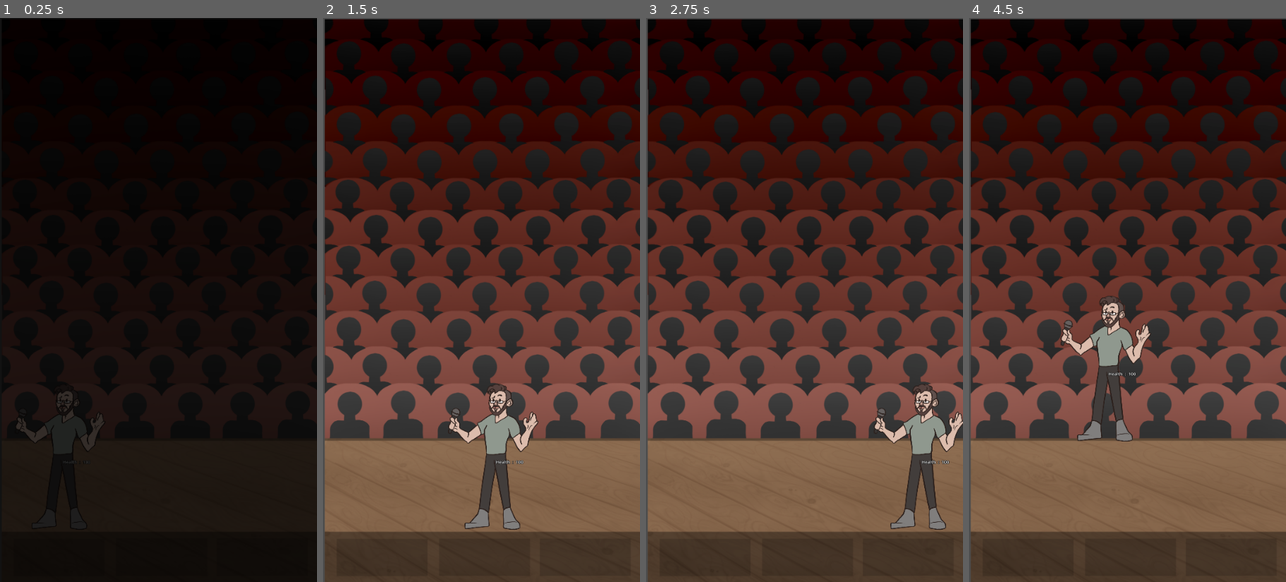
Above: before the commit, frames 1-4 (left to right).
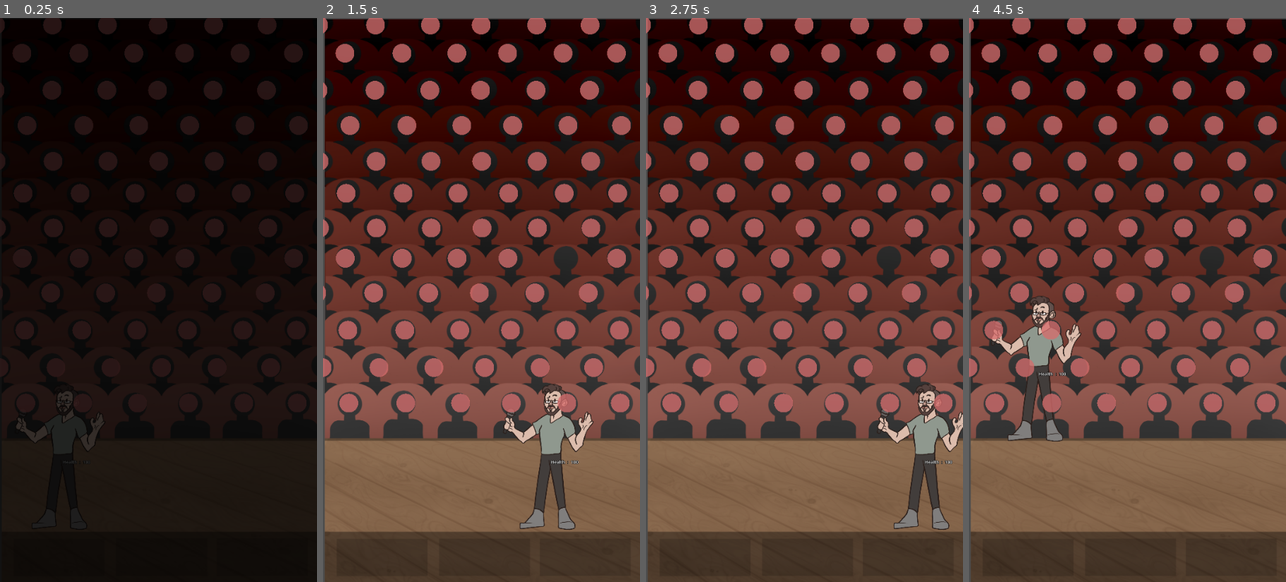
Above: after the commit, the same moments.

Repository: danmiltenberger/GlobalGameJam
Game: Godot game, scene res://LevelControl/root.tscn
Same seed, same stepped clock (60 frames per second), same inputs: the game is played once before the commit and once after it.
Inputs (mouse positions are in pixels of both pictures, inside the frame that each line leads up to):
- Up to frame 1 (0.25 s): no input
- Up to frame 2 (1.5 s): move the mouse to (551, 271) at 0.52 s; press the mouse at (551, 271) at 0.53 s; hold Right (ui_right) 0.53-1.28 s; move the mouse to (418, 328) at 1.27 s; release the mouse at (418, 328) at 1.28 s; hold Down (ui_down) from 1.28 s (still down); click (418, 328) at 1.35 s
- Up to frame 3 (2.75 s): tap Enter at 2 s; move the mouse to (836, 175) at 2.02 s; release Down (ui_down) at 2.03 s; press the mouse at (836, 175) at 2.03 s; hold Right (ui_right) from 2.03 s (still down)
- Up to frame 4 (4.5 s): move the mouse to (1111, 412) at 2.77 s; release Right (ui_right) at 2.78 s; release the mouse at (1111, 412) at 2.78 s; hold Up (ui_up) 2.78-3.53 s; click (1111, 412) at 2.85 s; move the mouse to (1222, 384) at 3.52 s; press the mouse at (1222, 384) at 3.53 s; hold Left (ui_left) from 3.53 s (still down); move the mouse to (1032, 215) at 4.27 s; release the mouse at (1032, 215) at 4.28 s; click (1032, 215) at 4.35 s

The runs differ from the first frame. In frame 1, 9.6% of the frame differs, in the area x 0-98%, y 0-70%; in frame 2, 15%, in the area x 0-98%, y 0-91%; in frame 3, 12%; in frame 4, 15%.

Commit message:
more heckler logic

Diff:
--- a/HecklerHandler.gd
+++ b/HecklerHandler.gd
@@ -6,6 +6,22 @@
 # take a csv with defined paramters, pass to individual hecklers
 # the individual hecklers are children
 
-func get_heckler_from_col_row(col: int, row: int) -> Heckler:
-	var heckler = get_node("")
+func get_heckler(row: int, col: int) -> Heckler:
+	var path: String = "Row"+str(row) +"/Heckler"+str(col)
+	var heckler: Heckler = get_node(path)
+	print_debug(path)
 	return heckler
+
+func _ready() -> void:
+	var heckler = get_heckler(5,5)
+	heckler.visible = false
+
+func interpret_dict(dict: Dictionary):
+	var row = dict["row"]
+	var col = dict["col"]
+	var pattern = dict["pattern"]
+	var number = dict["number"]
+	var type = dict["type"]
+	var spacing_sec = dict["spacing_sec"]
+	var heckler: Heckler = get_heckler(row, col)
+	heckler.send_projectiles(pattern, number, type, spacing_sec)
--- a/LevelControl/heckler.tscn
+++ b/LevelControl/heckler.tscn
@@ -1,6 +1,12 @@
-[gd_scene load_steps=2 format=3 uid="uid://dx07cwle2xove"]
+[gd_scene load_steps=3 format=3 uid="uid://dx07cwle2xove"]
 
 [ext_resource type="Script" path="res://Heckler.gd" id="1_qsmpf"]
+[ext_resource type="Texture2D" uid="uid://c6c30485b8jgc" path="res://Graphics/Circle.png" id="2_r0aav"]
 
 [node name="Heckler" type="Node2D"]
 script = ExtResource("1_qsmpf")
+
+[node name="Sprite2D" type="Sprite2D" parent="."]
+modulate = Color(0.835294, 0.427451, 0.427451, 0.772549)
+scale = Vector2(0.25, 0.25)
+texture = ExtResource("2_r0aav")
--- a/LevelControl/heckler_handler.tscn
+++ b/LevelControl/heckler_handler.tscn
@@ -1,6 +1,247 @@
-[gd_scene load_steps=2 format=3 uid="uid://cxh6pfj8joxx6"]
+[gd_scene load_steps=3 format=3 uid="uid://cxh6pfj8joxx6"]
 
 [ext_resource type="Script" path="res://HecklerHandler.gd" id="1_r88gf"]
+[ext_resource type="PackedScene" uid="uid://dx07cwle2xove" path="res://LevelControl/heckler.tscn" id="2_e1aai"]
 
 [node name="HecklerHandler" type="Node2D"]
 script = ExtResource("1_r88gf")
+
+[node name="Row1" type="Node2D" parent="."]
+position = Vector2(88, 1311)
+
+[node name="Heckler1" parent="Row1" instance=ExtResource("2_e1aai")]
+
+[node name="Heckler2" parent="Row1" instance=ExtResource("2_e1aai")]
+position = Vector2(194, 0)
+
+[node name="Heckler3" parent="Row1" instance=ExtResource("2_e1aai")]
+position = Vector2(381, 0)
+
+[node name="Heckler4" parent="Row1" instance=ExtResource("2_e1aai")]
+position = Vector2(554, 0)
+
+[node name="Heckler5" parent="Row1" instance=ExtResource("2_e1aai")]
+position = Vector2(743, 0)
+
+[node name="Heckler6" parent="Row1" instance=ExtResource("2_e1aai")]
+position = Vector2(925, 0)
+
+[node name="Row2" type="Node2D" parent="."]
+position = Vector2(-3, 1190)
+
+[node name="Heckler1" parent="Row2" instance=ExtResource("2_e1aai")]
+
+[node name="Heckler2" parent="Row2" instance=ExtResource("2_e1aai")]
+position = Vector2(194, 0)
+
+[node name="Heckler3" parent="Row2" instance=ExtResource("2_e1aai")]
+position = Vector2(381, 0)
+
+[node name="Heckler4" parent="Row2" instance=ExtResource("2_e1aai")]
+position = Vector2(554, 0)
+
+[node name="Heckler5" parent="Row2" instance=ExtResource("2_e1aai")]
+position = Vector2(743, 0)
+
+[node name="Heckler6" parent="Row2" instance=ExtResource("2_e1aai")]
+position = Vector2(925, 0)
+
+[node name="Row3" type="Node2D" parent="."]
+position = Vector2(85, 1063)
+
+[node name="Heckler1" parent="Row3" instance=ExtResource("2_e1aai")]
+
+[node name="Heckler2" parent="Row3" instance=ExtResource("2_e1aai")]
+position = Vector2(194, 0)
+
+[node name="Heckler3" parent="Row3" instance=ExtResource("2_e1aai")]
+position = Vector2(381, 0)
+
+[node name="Heckler4" parent="Row3" instance=ExtResource("2_e1aai")]
+position = Vector2(554, 0)
+
+[node name="Heckler5" parent="Row3" instance=ExtResource("2_e1aai")]
+position = Vector2(743, 0)
+
+[node name="Heckler6" parent="Row3" instance=ExtResource("2_e1aai")]
+position = Vector2(925, 0)
+
+[node name="Row4" type="Node2D" parent="."]
+position = Vector2(-21, 936)
+
+[node name="Heckler1" parent="Row4" instance=ExtResource("2_e1aai")]
+
+[node name="Heckler2" parent="Row4" instance=ExtResource("2_e1aai")]
+position = Vector2(194, 0)
+
+[node name="Heckler3" parent="Row4" instance=ExtResource("2_e1aai")]
+position = Vector2(381, 0)
+
+[node name="Heckler4" parent="Row4" instance=ExtResource("2_e1aai")]
+position = Vector2(554, 0)
+
+[node name="Heckler5" parent="Row4" instance=ExtResource("2_e1aai")]
+position = Vector2(743, 0)
+
+[node name="Heckler6" parent="Row4" instance=ExtResource("2_e1aai")]
+position = Vector2(925, 0)
+
+[node name="Row5" type="Node2D" parent="."]
+position = Vector2(76, 818)
+
+[node name="Heckler1" parent="Row5" instance=ExtResource("2_e1aai")]
+
+[node name="Heckler2" parent="Row5" instance=ExtResource("2_e1aai")]
+position = Vector2(194, 0)
+
+[node name="Heckler3" parent="Row5" instance=ExtResource("2_e1aai")]
+position = Vector2(381, 0)
+
+[node name="Heckler4" parent="Row5" instance=ExtResource("2_e1aai")]
+position = Vector2(554, 0)
+
+[node name="Heckler5" parent="Row5" instance=ExtResource("2_e1aai")]
+position = Vector2(743, 0)
+
+[node name="Heckler6" parent="Row5" instance=ExtResource("2_e1aai")]
+position = Vector2(925, 0)
+
+[node name="Row6" type="Node2D" parent="."]
+position = Vector2(-12, 715)
+
+[node name="Heckler1" parent="Row6" instance=ExtResource("2_e1aai")]
+
+[node name="Heckler2" parent="Row6" instance=ExtResource("2_e1aai")]
+position = Vector2(194, 0)
+
+[node name="Heckler3" parent="Row6" instance=ExtResource("2_e1aai")]
+position = Vector2(381, 0)
+
+[node name="Heckler4" parent="Row6" instance=ExtResource("2_e1aai")]
+position = Vector2(554, 0)
+
+[node name="Heckler5" parent="Row6" instance=ExtResource("2_e1aai")]
+position = Vector2(743, 0)
+
+[node name="Heckler6" parent="Row6" instance=ExtResource("2_e1aai")]
+position = Vector2(925, 0)
+
+[node name="Row7" type="Node2D" parent="."]
+position = Vector2(79, 597)
+
+[node name="Heckler1" parent="Row7" instance=ExtResource("2_e1aai")]
+
+[node name="Heckler2" parent="Row7" instance=ExtResource("2_e1aai")]
+position = Vector2(194, 0)
+
+[node name="Heckler3" parent="Row7" instance=ExtResource("2_e1aai")]
+position = Vector2(381, 0)
+
+[node name="Heckler4" parent="Row7" instance=ExtResource("2_e1aai")]
+position = Vector2(554, 0)
+
+[node name="Heckler5" parent="Row7" instance=ExtResource("2_e1aai")]
+position = Vector2(743, 0)
+
+[node name="Heckler6" parent="Row7" instance=ExtResource("2_e1aai")]
+position = Vector2(925, 0)
+
+[node name="Row8" type="Node2D" parent="."]
+position = Vector2(-13, 488)
+
+[node name="Heckler1" parent="Row8" instance=ExtResource("2_e1aai")]
+
+[node name="Heckler2" parent="Row8" instance=ExtResource("2_e1aai")]
+position = Vector2(194, 0)
+
+[node name="Heckler3" parent="Row8" instance=ExtResource("2_e1aai")]
+position = Vector2(381, 0)
+
+[node name="Heckler4" parent="Row8" instance=ExtResource("2_e1aai")]
+position = Vector2(554, 0)
+
+[node name="Heckler5" parent="Row8" instance=ExtResource("2_e1aai")]
+position = Vector2(743, 0)
+
+[node name="Heckler6" parent="Row8" instance=ExtResource("2_e1aai")]
+position = Vector2(925, 0)
+
+[node name="Row9" type="Node2D" parent="."]
+position = Vector2(92, 366)
+
+[node name="Heckler1" parent="Row9" instance=ExtResource("2_e1aai")]
+
+[node name="Heckler2" parent="Row9" instance=ExtResource("2_e1aai")]
+position = Vector2(194, 0)
+
+[node name="Heckler3" parent="Row9" instance=ExtResource("2_e1aai")]
+position = Vector2(381, 0)
+
+[node name="Heckler4" parent="Row9" instance=ExtResource("2_e1aai")]
+position = Vector2(554, 0)
+
+[node name="Heckler5" parent="Row9" instance=ExtResource("2_e1aai")]
+position = Vector2(743, 0)
+
+[node name="Heckler6" parent="Row9" instance=ExtResource("2_e1aai")]
+position = Vector2(925, 0)
+
+[node name="Row10" type="Node2D" parent="."]
+position = Vector2(-17, 246)
+
+[node name="Heckler1" parent="Row10" instance=ExtResource("2_e1aai")]
+
+[node name="Heckler2" parent="Row10" instance=ExtResource("2_e1aai")]
+position = Vector2(194, 0)
+
+[node name="Heckler3" parent="Row10" instance=ExtResource("2_e1aai")]
+position = Vector2(381, 0)
+
+[node name="Heckler4" parent="Row10" instance=ExtResource("2_e1aai")]
+position = Vector2(554, 0)
+
+[node name="Heckler5" parent="Row10" instance=ExtResource("2_e1aai")]
+position = Vector2(743, 0)
+
+[node name="Heckler6" parent="Row10" instance=ExtResource("2_e1aai")]
+position = Vector2(925, 0)
+
+[node name="Row11" type="Node2D" parent="."]
+position = Vector2(75, 120)
+
+[node name="Heckler1" parent="Row11" instance=ExtResource("2_e1aai")]
+
+[node name="Heckler2" parent="Row11" instance=ExtResource("2_e1aai")]
+position = Vector2(194, 0)
+
+[node name="Heckler3" parent="Row11" instance=ExtResource("2_e1aai")]
+position = Vector2(381, 0)
+
+[node name="Heckler4" parent="Row11" instance=ExtResource("2_e1aai")]
+position = Vector2(554, 0)
+
+[node name="Heckler5" parent="Row11" instance=ExtResource("2_e1aai")]
+position = Vector2(743, 0)
+
+[node name="Heckler6" parent="Row11" instance=ExtResource("2_e1aai")]
+position = Vector2(925, 0)
+
+[node name="Row12" type="Node2D" parent="."]
+position = Vector2(-15, 24)
+
+[node name="Heckler1" parent="Row12" instance=ExtResource("2_e1aai")]
+
+[node name="Heckler2" parent="Row12" instance=ExtResource("2_e1aai")]
+position = Vector2(194, 0)
+
+[node name="Heckler3" parent="Row12" instance=ExtResource("2_e1aai")]
+position = Vector2(381, 0)
+
+[node name="Heckler4" parent="Row12" instance=ExtResource("2_e1aai")]
+position = Vector2(554, 0)
+
+[node name="Heckler5" parent="Row12" instance=ExtResource("2_e1aai")]
+position = Vector2(743, 0)
+
+[node name="Heckler6" parent="Row12" instance=ExtResource("2_e1aai")]
+position = Vector2(925, 0)
--- a/LevelControl/level.tscn
+++ b/LevelControl/level.tscn
@@ -1,8 +1,9 @@
-[gd_scene load_steps=4 format=3 uid="uid://ckxqttk5emo1g"]
+[gd_scene load_steps=5 format=3 uid="uid://ckxqttk5emo1g"]
 
 [ext_resource type="Script" path="res://Levels/Level.gd" id="1_hyn5u"]
-[ext_resource type="Texture2D" uid="uid://dqgelk5oqm05j" path="res://Graphics/stage_empty_v1.png" id="2_so7so"]
+[ext_resource type="Texture2D" uid="uid://dd7rpi7isq4c6" path="res://Graphics/stage_empty_v1.png" id="2_so7so"]
 [ext_resource type="PackedScene" uid="uid://4jg1cfimm6ej" path="res://Player/player.tscn" id="3_w8w0m"]
+[ext_resource type="PackedScene" uid="uid://cxh6pfj8joxx6" path="res://LevelControl/heckler_handler.tscn" id="4_x8qmw"]
 
 [node name="Level" type="Node2D"]
 script = ExtResource("1_hyn5u")
@@ -18,3 +19,5 @@
 [node name="Player" parent="." instance=ExtResource("3_w8w0m")]
 position = Vector2(214, 1504)
 scale = Vector2(0.5, 0.5)
+
+[node name="HecklerHandler" parent="." instance=ExtResource("4_x8qmw")]
--- a/Player/player.tscn
+++ b/Player/player.tscn
@@ -14,6 +14,7 @@
 stage_right = 950
 stage_top = 1200
 stage_bot = 1500
+speed = 750
 
 [node name="Sprite2D" type="Sprite2D" parent="."]
 texture = ExtResource("2_3y420")
Binary file changed: LevelControl/heckler_spawning_list.dispatch.translation
Not shown: 1 places in Levels/level_1.tscn that only renumber resources
Not shown: 1 places in Weapons/gun_1.tscn that only renumber resources
